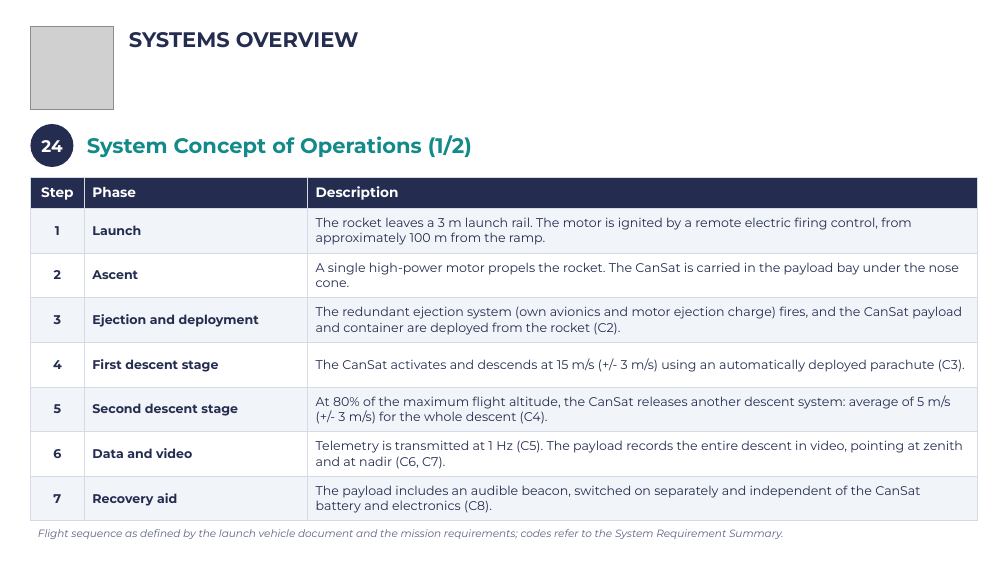
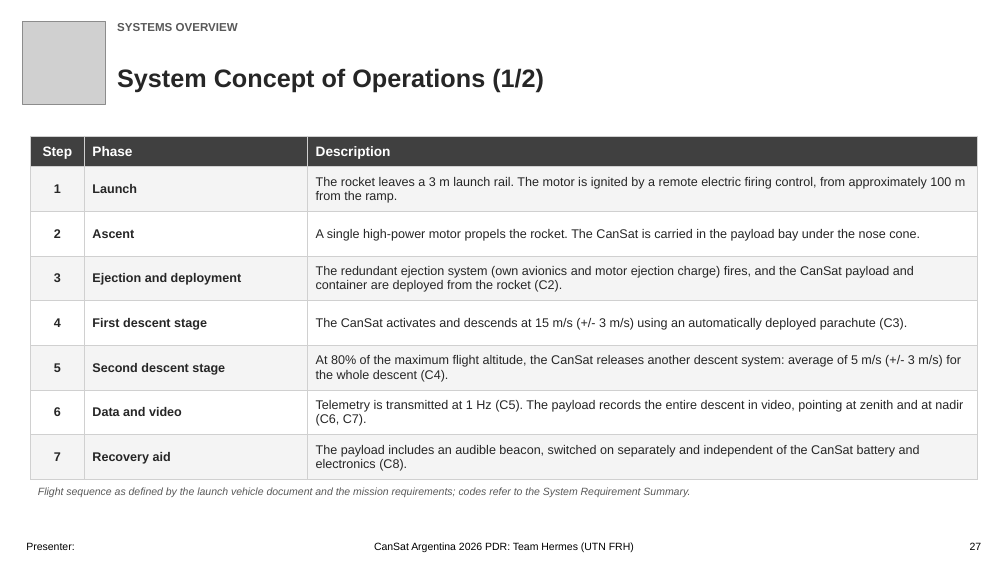
Before and after one commit to Caetano18/proyecto, a slide deck: slide 27 of cansat_pdr/laminas_plantilla/CanSat_PDR_Hermes_completo.pptx. Drawn at 1008x567 pixels with LibreOffice and Linux fonts; fonts in the diff are those of the drawing; grey boxes stand for pictures; background and template pictures are left out. Boxes give left, top, right and bottom in pixels: in the first picture for what was removed or moved away, otherwise in the second. Text is boxed around its words. In the diff, an @@ line names an element or a change of style, - is before the commit and + after.

```diff
--- a/cansat_pdr/laminas_plantilla/CanSat_PDR_Hermes_completo.pptx
+++ b/cansat_pdr/laminas_plantilla/CanSat_PDR_Hermes_completo.pptx
@@ picture: place and size @@
-picture at [30, 26, 113, 109]
+picture at [23, 21, 106, 104]
@@ text "SYSTEMS OVERVIEW": place and size @@
-text "SYSTEMS OVERVIEW" at [129, 32, 359, 48]
+text "SYSTEMS OVERVIEW" at [117, 23, 238, 31]
@@ text "SYSTEMS OVERVIEW" at [117, 23, 238, 31]: size 20 to 11 pt, font Montserrat to Arial, text colour #242C4F to #595959 @@
@@ text "System Concept of Operations (1/2)": place and size @@
-text "System Concept of Operations (1/2)" at [87, 135, 472, 158]
+text "System Concept of Operations (1/2)" at [117, 68, 544, 92]
@@ text "System Concept of Operations (1/2)" at [117, 68, 544, 92]: size 20 to 24 pt, font Montserrat to Arial, text colour #138A8A to #262626 @@
@@ table at [30, 136, 977, 479] @@
@@ fill #242C4F to #404040 in row 1 @@
@@ fill #F1F4F9 to #F4F4F4 in 12 cells @@
@@ font Montserrat to Arial, text colour #242C4F to #262626 @@
@@ borders changed @@
@@ table: place and size @@
-table at [30, 178, 977, 521]
+table at [30, 136, 977, 479]
@@ ellipse removed at [30, 124, 73, 167] @@
-24
@@ text "Flight sequence as defined by ...": place and size @@
-text "Flight sequence as defined by ..." at [38, 529, 784, 539]
+text "Flight sequence as defined by ..." at [38, 487, 690, 497]
@@ text "Flight sequence as defined by ..." at [38, 487, 690, 497]: font Montserrat to Arial, text colour #5A6280 to #595959 @@
@@ text added at [26, 542, 74, 550], 10 pt, text #000000 @@
+Presenter:
@@ text added at [374, 542, 634, 552], 10 pt, text #000000 @@
+CanSat Argentina 2026 PDR: Team Hermes (UTN FRH)
@@ text added at [970, 542, 982, 550], 10 pt, text #000000 @@
+27
```
Also in this commit, not shown: 105 other slides changed, 42 other files.
